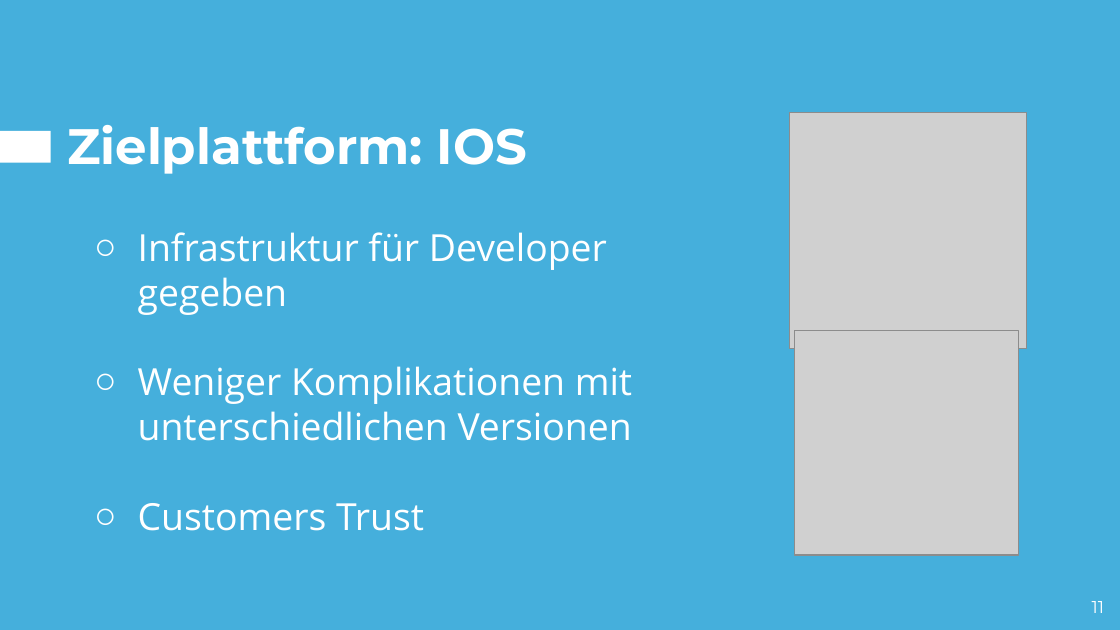
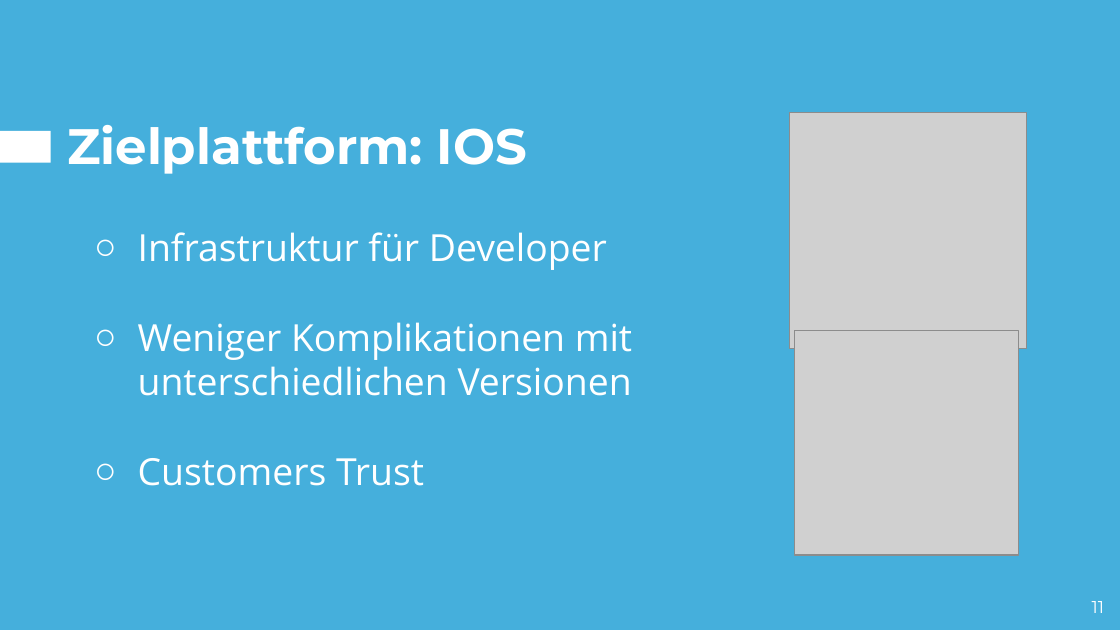
Before and after one commit to hakrrr/Giranimo, a slide deck: slide 11 of Presentation/Pitch.pptx. Drawn at 1120x630 pixels with LibreOffice and Linux fonts; fonts in the diff are those of the drawing; grey boxes stand for pictures. Boxes give left, top, right and bottom in pixels: in the first picture for what was removed or moved away, otherwise in the second. Text is boxed around its words. In the diff, an @@ line names an element or a change of style, - is before the commit and + after.

```diff
--- a/Presentation/Pitch.pptx
+++ b/Presentation/Pitch.pptx
@@ text at (138, 232, 607, 270): text changed @@
-○ Infrastruktur für Developer gegeben
+○ Infrastruktur für Developer
```
Also in this commit, not shown: 1 other slide changed, 1 slide added.
